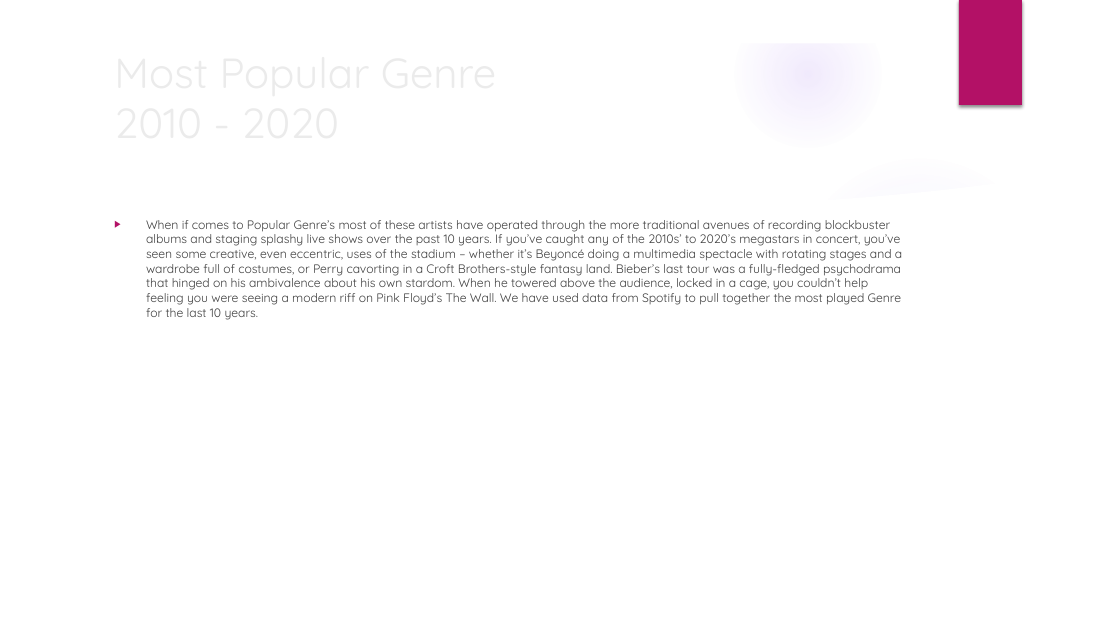
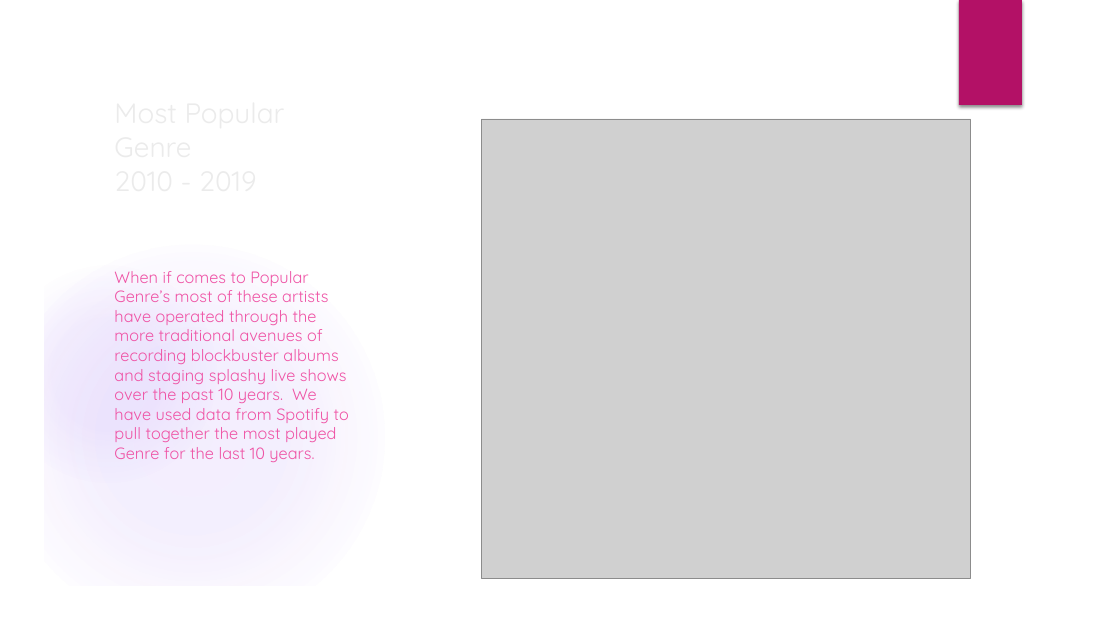
Before and after one commit to thomasbjohnson/Group-Project-1, a slide deck: slide 4 of What Did We Listen To 2010-2020.pptx. Drawn at 1120x630 pixels with LibreOffice and Linux fonts; fonts in the diff are those of the drawing; grey boxes stand for pictures; background and template pictures are left out. Boxes give left, top, right and bottom in pixels: in the first picture for what was removed or moved away, otherwise in the second. Text is boxed around its words. In the diff, an @@ line names an element or a change of style, - is before the commit and + after.

```diff
--- a/What Did We Listen To 2010-2020.pptx
+++ b/What Did We Listen To 2010-2020.pptx
@@ freeform shape added at <box>408,35,472,341</box>, fill #FFFFFF at 20% opacity @@
@@ freeform shape added at <box>426,37,541,593</box>, fill #FFFFFF @@
@@ rectangle added at <box>525,37,1081,593</box>, fill #FFFFFF @@
@@ title "Most Popular Genre 2010 - ..." at <box>114,271,308,302</box>: vertical alignment middle to bottom @@
@@ picture added at <box>481,119,971,578</box> @@
@@ freeform shape removed at <box>779,140,1085,231</box> @@
@@ freeform shape removed at <box>42,171,1078,588</box> @@
@@ ellipse removed at <box>791,154,1049,413</box> @@
@@ title at <box>114,271,308,302</box>: text changed; size 36 to 24 pt @@
-Most Popular Genre
-2010 - 2020
+Most Popular Genre
+2010 - 2019
@@ text at <box>114,271,349,462</box>: text changed; size 10.5 to 14 pt; text colour #404040 to #EF53A5 @@
-▶ When if comes to Popular Genre’s most of these artists have operated through the more traditional avenues of recording blockbuster albums and staging splashy live shows over the past 10 years. If you’ve caught any of the 2010s’ to 2020’s megastars in concert, you’ve seen some creative, even eccentric, uses of the stadium – whether it’s Beyoncé doing a multimedia spectacle with rotating stages and a wardrobe full of costumes, or Perry cavorting in a Croft Brothers-style fantasy land. Bieber’s last tour was a fully-fledged psychodrama that hinged on his ambivalence about his own stardom. When he towered above the audience, locked in a cage, you couldn’t help feeling you were seeing a modern riff on Pink Floyd’s The Wall. We have used data from Spotify to pull together the most played Genre for the last 10 years.
+When if comes to Popular Genre’s most of these artists have operated through the more traditional avenues of recording blockbuster albums and staging splashy live shows over the past 10 years. We have used data from Spotify to pull together the most played Genre for the last 10 years.
```
Also in this commit, not shown: 5 other slides changed, 2 slides added.
